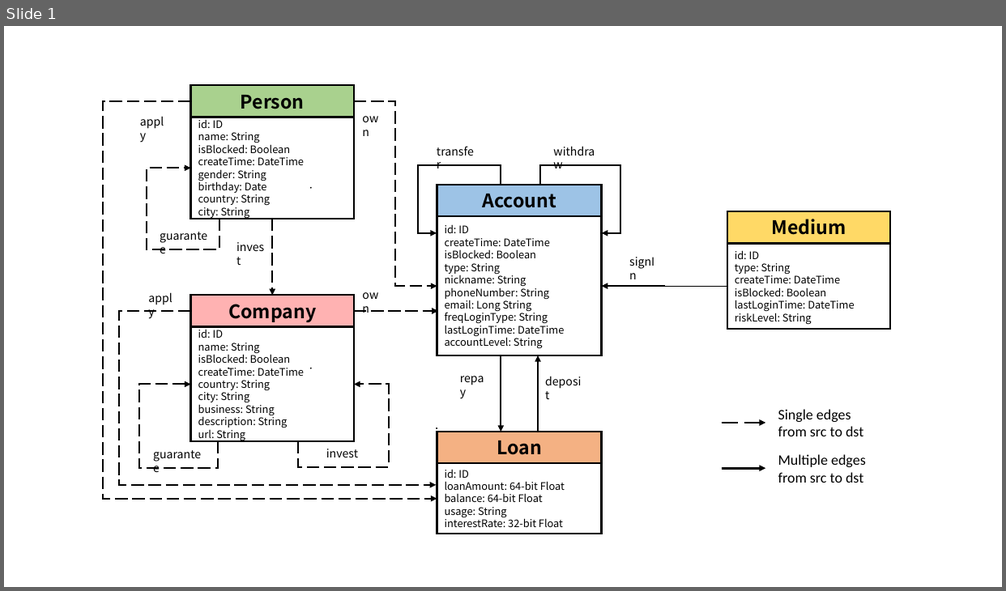
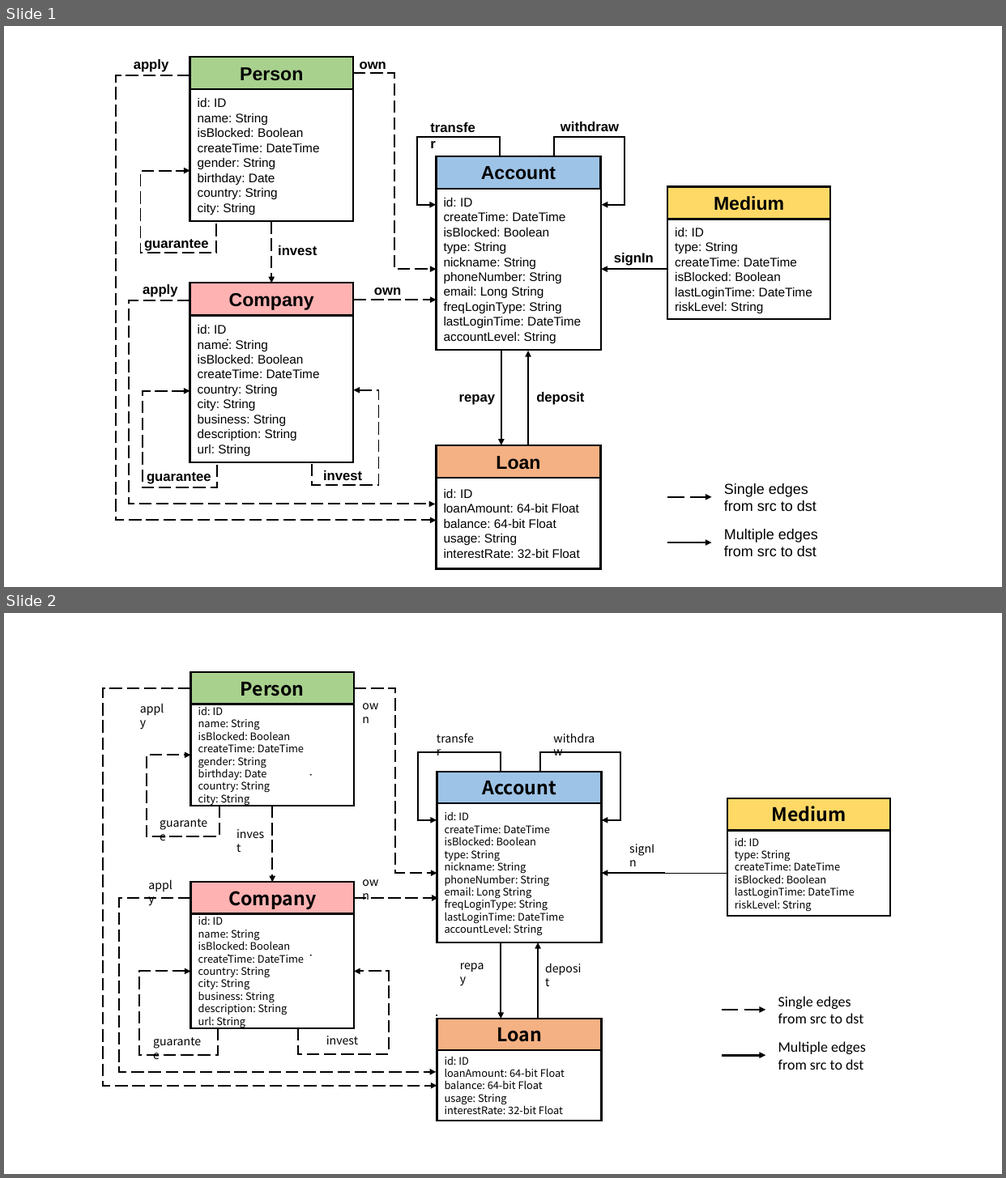
Before and after one commit to ldbc/ldbc_finbench_docs, a slide deck: figures/schema.pptx. Shown one above the other, each under a label of ours: slide 1 before the commit, slides 1 and 2 after it. The pictures are 1006x591 and 1006x1178 pixels, drawn with LibreOffice and Linux fonts; fonts in the diff are those of the drawing. Boxes give left, top, right and bottom in pixels: in the first picture for what was removed or moved away, otherwise in the second. Text is boxed around its words. In the diff, an @@ line names an element or a change of style, - is before the commit and + after.

```diff
--- a/figures/schema.pptx
+++ b/figures/schema.pptx
@@ slide 1 added at box(4, 26, 1002, 587), background #FFFFFF @@
@@ group added at box(116, 57, 830, 570): 15 texts, 10 rectangles, 10 elbow arrows, 5 arrows, 4 ellipses @@
+id: ID
+name: String
+isBlocked: Boolean
+createTime: DateTime
+gender: String
+birthday: Date
+country: String
+city: String
+Person
+id: ID
+name: String
+isBlocked: Boolean
+createTime: DateTime
+country: String
+city: String
+business: String
+description: String
+url: String
+Company
+id: ID
+createTime: DateTime
+isBlocked: Boolean
+type: String
+nickname: String
+phoneNumber: String
+email: Long String
+freqLoginType: String
+lastLoginTime: DateTime
+accountLevel: String
+Account
+id: ID
+type: String
+createTime: DateTime
+isBlocked: Boolean
+lastLoginTime: DateTime
+riskLevel: String
+Medium
+own
+signIn
+id: ID
+loanAmount: 64-bit Float
+balance: 64-bit Float
+usage: String
+interestRate: 32-bit Float
+Loan
+apply
+apply
+deposit
+invest
+repay
+transfer
+invest
+own
+withdraw
+guarantee
+guarantee
+Single edges from src to dst
+Multiple edges from src to dst
@@ what was slide 1 is now slide 2 @@
```
Also in this commit, not shown: 1 other file.
